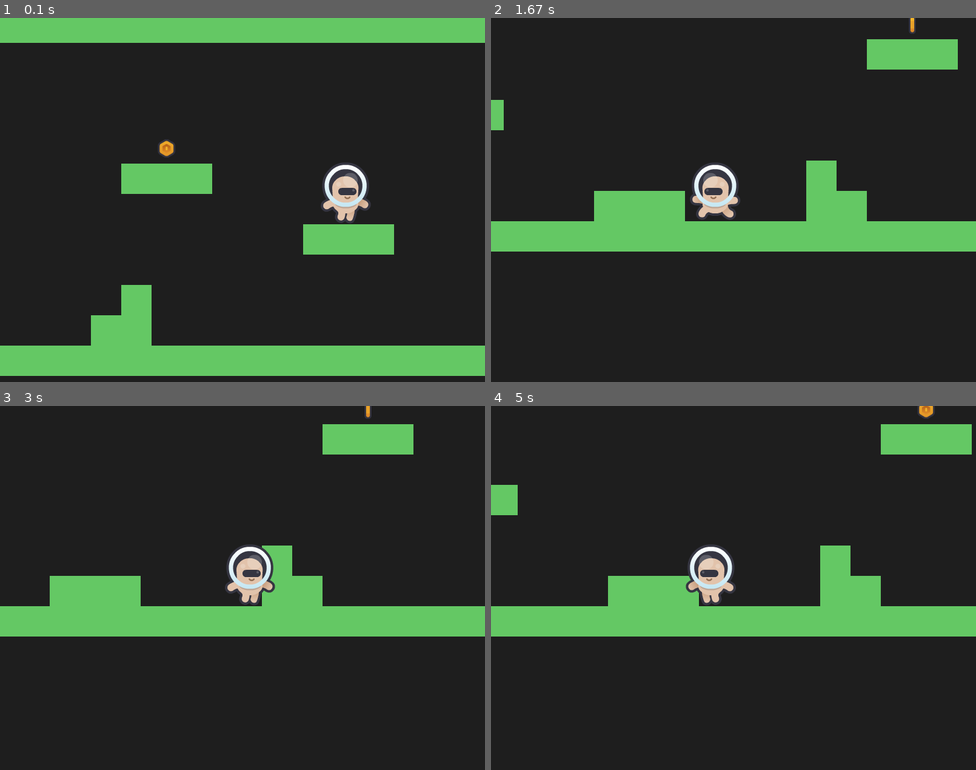
Above: before the commit, frames 1-4 (two rows, left to right).
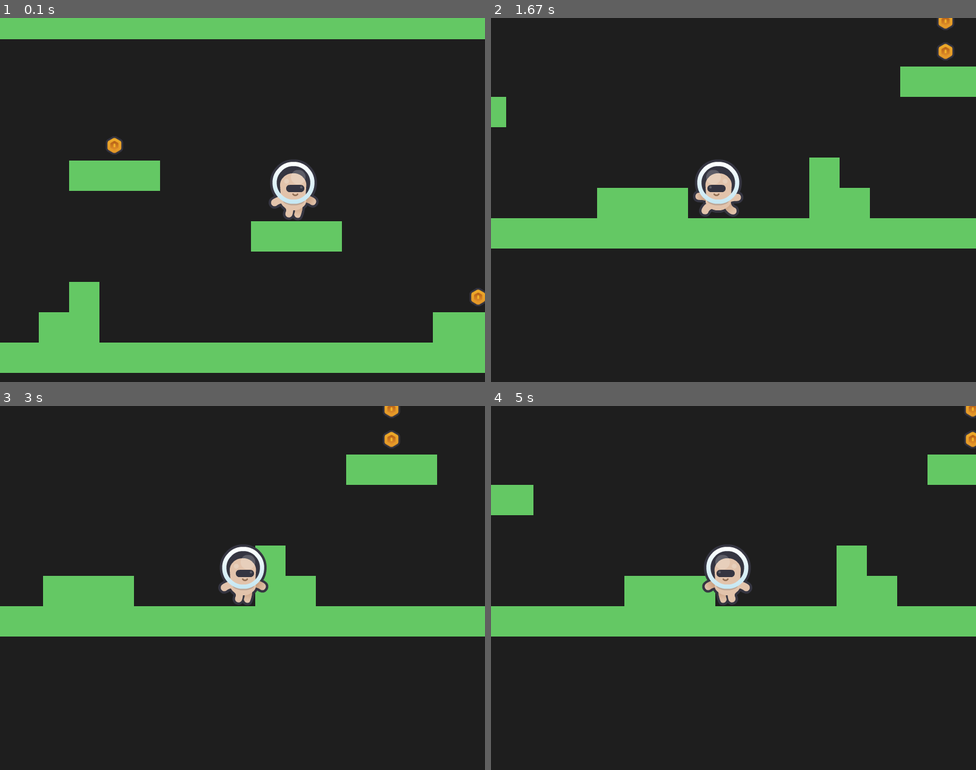
Above: after the commit, the same moments.

Repository: jason-siegelman/pygame-platformer
Game: pygame game, started from main.py
The game is run twice, just before and just after one commit, with the same random seed, the same clock (stepped at 60 frames per second) and the same inputs.
Inputs:
- Up to frame 1 (0.1 s): no input
- Up to frame 2 (1.67 s): hold Right 0.33-0.8 s; hold Right 0.83-1.3 s; hold Left from 1.33 s (still down)
- Up to frame 3 (3 s): release Left at 1.87 s; hold Right 2.33-2.97 s
- Up to frame 4 (5 s): hold Left 3-3.47 s; hold Right 3.5-3.97 s; hold Right 4-4.47 s; hold Left from 4.5 s (still down)

The runs differ from the first frame. In frame 1, 13% of the frame differs, in the area x 0-100%, y 5-99%; in frame 2, 5.8%; in frame 3, 4.8%; in frame 4, 6.0%.

Commit message:
Fixing camera jitter and subpixel rendering issues by rounding draw positions.

Diff:
--- a/main.py
+++ b/main.py
@@ -1,20 +1,14 @@
 import pygame
 import os
+from settings import *
+from utils import load_image
+
 
 # --- Setup ---
 pygame.init()
-SCREEN_WIDTH = 800
-SCREEN_HEIGHT = 600
 screen = pygame.display.set_mode((SCREEN_WIDTH, SCREEN_HEIGHT))
 clock = pygame.time.Clock()
 game_font = pygame.font.Font(None, 74) # Default font, size 74
-
-# --- Constants ---
-GRAVITY = 0.8
-FRICTION = 0.9
-ACCELERATION = 1.0
-JUMP_STRENGTH = -18
-TILE_SIZE = 50
 
 # --- Global Variables ---
 score = 0
@@ -33,46 +27,18 @@
 scroll_y = 0
 
 # --- Animations ---
-frame_speed = 0.1
-frame_index = 0
-BASE_CHAR_PATH = 'assets/kenney_new-platformer-pack-1.1/Sprites/Characters/Default/'
-BASE_TILE_PATH = 'assets/kenney_new-platformer-pack-1.1/Sprites/Tiles/Default/'
-
-# --- Load Images Function ---
-def load_image(path, filenames, resize=None):
-    images = []
-    for filename in filenames:
-        image = pygame.image.load(os.path.join(path, filename)).convert_alpha()
-        if resize:
-            image = pygame.transform.smoothscale(image, resize)
-        images.append(image)
-    return images
 
 # Player Run Animation
+player_frame_speed = 0.1
+player_frame_index = 0
 player_run_files = ['character_beige_walk_b.png', 'character_beige_walk_a.png']
 run_animation = load_image(BASE_CHAR_PATH, player_run_files)
 
 # Coin Image Animation
+coin_frame_index = 0
+coin_frame_speed = 0.1
 coin_image_files = ['coin_gold.png', 'coin_gold_side.png']
 coin_animation = load_image(BASE_TILE_PATH, coin_image_files, (TILE_SIZE, TILE_SIZE))
-
-# --- Level Design ---
-# Each character represents a 50x50 tile
-# 16 rows x 48 columns
-level_map = [
-    "WWWWWWWWWWWWWWWWWWWWWWWWWWWWWWWWWWWWWWWWWWWWWWWW",
-    "W                                              W",
-    "W                                              W",
-    "W                                              W",
-    "W       C                    C                 W",
-    "W      WWW                  WWW                W",
-    "W             P                                W",
-    "W            WWW                               W",
-    "W                                              W",
-    "W      W            C     W          W         W",
-    "W     WW           WWW    WW        WW         W",
-    "WWWWWWWWWWWWWWWWWWWWWWWWWWWWWWWWWWWWWWWWWWWWWWWW",
-]
 
 # Initialize Walls and Coins
 walls = []
@@ -104,7 +70,7 @@
     coins.clear()
 
     # Parse level map to create walls and coins
-    for row_index, row in enumerate(level_map): # Iterate through each row
+    for row_index, row in enumerate(LEVEL_MAP): # Iterate through each row
         for col_index, tile in enumerate(row): # Iterate through each character in the row
 
             # Calculate the x, y position of the tile
@@ -211,8 +177,15 @@
         target_y = player_rect.centery - (SCREEN_HEIGHT // 2)
 
         # Lerp the camera position for smooth movement
-        scroll_x += (target_x - scroll_x) * 0.1
-        scroll_y += (target_y - scroll_y) * 0.1
+        scroll_x += (target_x - scroll_x) * 0.2
+        scroll_y += (target_y - scroll_y) * 0.2
+
+        # Snap if close (The Anti-Jitter Fix)
+        if abs(target_x - scroll_x) < 1:
+            scroll_x = target_x
+
+        if abs(target_y - scroll_y) < 1:
+            scroll_y = target_y
 
         # 5. Drawing
 
@@ -220,23 +193,37 @@
         screen.fill((30, 30, 30))
 
         # Draw Walls relative to Camera
+        # for wall in walls:
+        #     # Create a temp rect for drawing only
+        #     draw_rect = pygame.Rect(int(wall.x - scroll_x), int(wall.y - scroll_y), wall.width, wall.height)
+        #     pygame.draw.rect(screen, (100, 200, 100), draw_rect)
         for wall in walls:
-            # Create a temp rect for drawing only
-            draw_rect = pygame.Rect(int(wall.x - scroll_x), int(wall.y - scroll_y), wall.width, wall.height)
-            pygame.draw.rect(screen, (100, 200, 100), draw_rect)
+            draw_x = round(wall.x - scroll_x)
+            draw_y = round(wall.y - scroll_y)
+            draw_rect = pygame.Rect(draw_x, draw_y, wall.width, wall.height)
+            pygame.draw.rect(screen, COLOR_WALL, draw_rect)
 
         # Update Animation Frame
         if abs(x_speed) > 0.5:
-            frame_index += frame_speed
-            if frame_index >= len(run_animation):
-                frame_index = 0
+            player_frame_index += player_frame_speed
+            if player_frame_index >= len(run_animation):
+                player_frame_index = 0
         else:
-            frame_index = 0  # Reset to first frame when not moving
+            player_frame_index = 0  # Reset to first frame when not moving
 
         # Calculate Player Draw Position relative to Camera
-        current_image = run_animation[int(frame_index)]
+        current_image = run_animation[int(player_frame_index)]
         player_draw_rect = current_image.get_rect()
-        player_draw_rect.midbottom = (int(player_rect.centerx - scroll_x), int(player_rect.bottom - scroll_y))
+
+        # Center the image on the player's position
+        true_center_x = x_pos + (player_rect.width / 2)
+        true_bottom_y = y_pos + player_rect.height
+
+        # Subtract camera scroll, then round to avoid subpixel rendering issues
+        screen_x = round(true_center_x - scroll_x)
+        screen_y = round(true_bottom_y - scroll_y)
+
+        player_draw_rect.midbottom = (screen_x, screen_y)
 
         # Flip the image based on facing direction
         if not facing_right:
@@ -246,14 +233,19 @@
         screen.blit(current_image, player_draw_rect)
 
         # Draw coins relative to Camera
-        coin_image = coin_animation[int((pygame.time.get_ticks() / 300) % len(coin_animation))]
+        coin_frame_index += coin_frame_speed
+        if coin_frame_index >= len(coin_animation):
+            coin_frame_index = 0
+        coin_image = coin_animation[int(coin_frame_index)]
         for coin in coins:
-            draw_rect = pygame.Rect(int(coin.x - scroll_x), int(coin.y - scroll_y), coin.width, coin.height)
+            draw_x = round(coin.x - scroll_x)
+            draw_y = round(coin.y - scroll_y)
+            draw_rect = pygame.Rect(draw_x, draw_y, coin.width, coin.height)
             screen.blit(coin_image, draw_rect)
-            # pygame.draw.ellipse(screen, (255, 223, 0), draw_rect)
 
         pygame.display.flip()
         clock.tick(60)
+        pygame.display.set_caption(f"Platformer Run - FPS: {clock.get_fps():.2f}")
 
     elif game_state == 'GAME_OVER':
         # Clear Screen
--- /dev/null
+++ b/settings.py
@@ -0,0 +1,37 @@
+# settings.py
+
+# --- Screen Settings ---
+SCREEN_WIDTH = 800
+SCREEN_HEIGHT = 600
+
+# --- Constants ---
+GRAVITY = 0.8
+FRICTION = 0.9
+ACCELERATION = 1.0
+JUMP_STRENGTH = -18
+TILE_SIZE = 50
+
+# --- Colors ---
+COLOR_WALL = (100, 200, 100)
+
+# --- Asset Paths ---
+BASE_CHAR_PATH = 'assets/kenney_new-platformer-pack-1.1/Sprites/Characters/Default/'
+BASE_TILE_PATH = 'assets/kenney_new-platformer-pack-1.1/Sprites/Tiles/Default/'
+
+# --- Level Design ---
+# Each character represents a 50x50 tile
+# 16 rows x 48 columns
+LEVEL_MAP = [
+    "WWWWWWWWWWWWWWWWWWWWWWWWWWWWWWWWWWWWWWWWWWWWWWWW",
+    "W                                              W",
+    "W                                              W",
+    "W                             C                W",
+    "W       C                     C                W",
+    "W      WWW                    C                W",
+    "W             P              WWW               W",
+    "W            WWW                               W",
+    "W                                              W",
+    "W      W            C     W          W         W",
+    "W     WW           WWW    WW        WW         W",
+    "WWWWWWWWWWWWWWWWWWWWWWWWWWWWWWWWWWWWWWWWWWWWWWWW",
+]
--- /dev/null
+++ b/utils.py
@@ -0,0 +1,13 @@
+# utils.py
+import pygame
+import os
+
+# --- Load Images Function ---
+def load_image(path, filenames, resize=None):
+    images = []
+    for filename in filenames:
+        image = pygame.image.load(os.path.join(path, filename)).convert_alpha()
+        if resize:
+            image = pygame.transform.smoothscale(image, resize)
+        images.append(image)
+    return images
